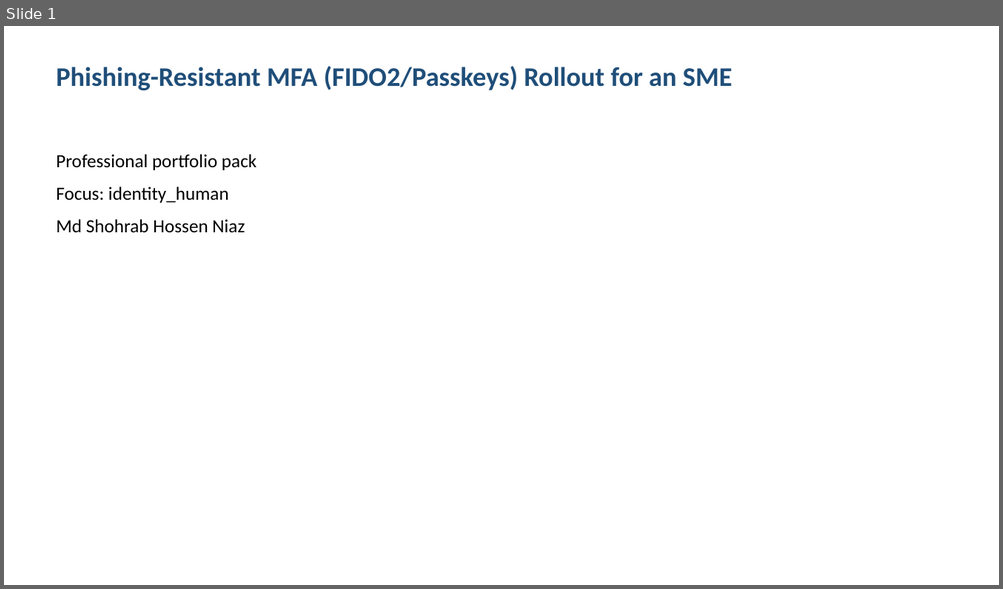
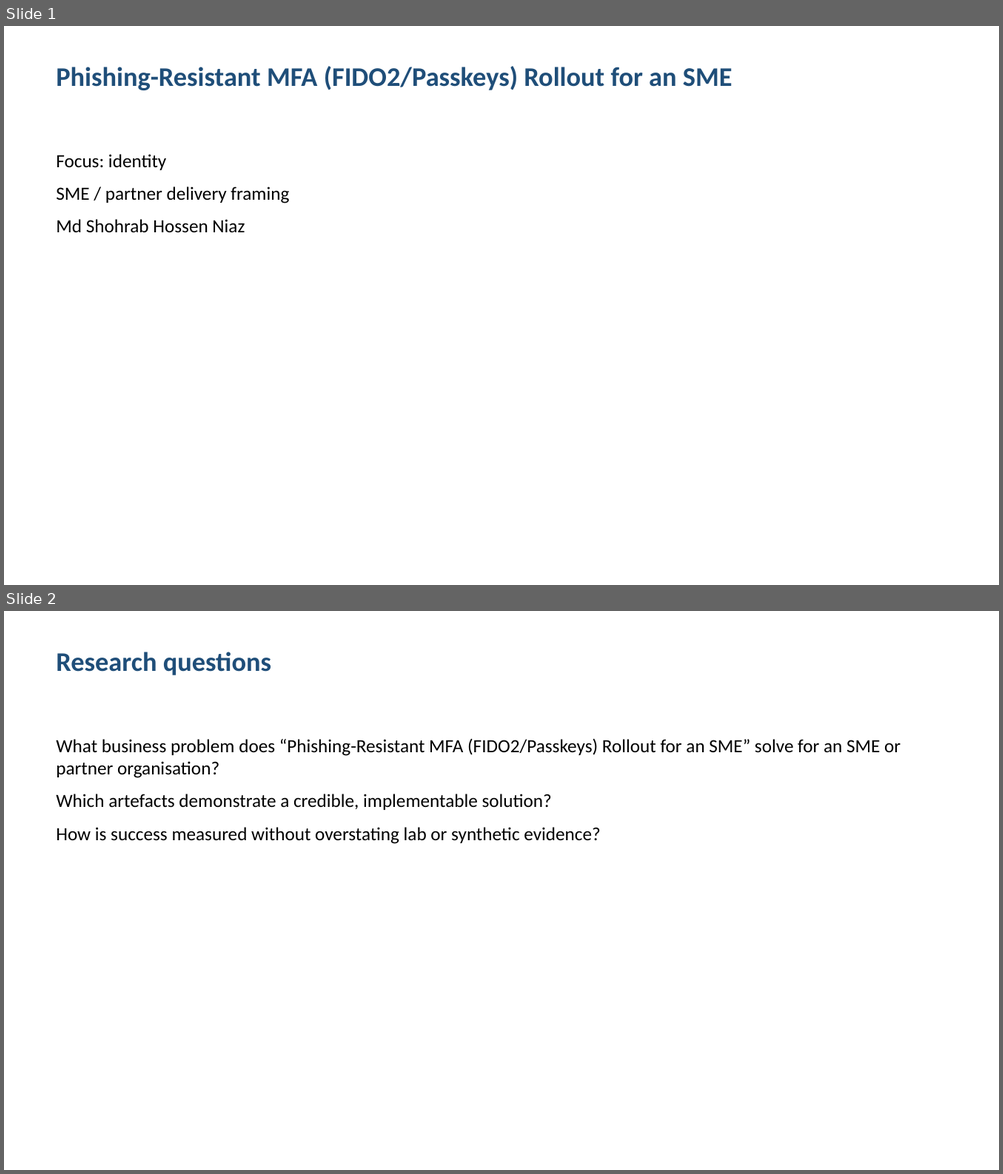
Before and after one commit to shohrabniaz/fido2-passkeys-mfa-rollout, a slide deck: Final_Submission/02_Presentation.pptx. Shown one above the other, each under a label of ours: slide 1 before the commit, slides 1 and 2 after it. The pictures are 1003x589 and 1003x1174 pixels, drawn with LibreOffice and Linux fonts; fonts in the diff are those of the drawing. Boxes give left, top, right and bottom in pixels: in the first picture for what was removed or moved away, otherwise in the second. Text is boxed around its words. In the diff, an @@ line names an element or a change of style, - is before the commit and + after.

Commit message:
Polish portfolio pack for professional showcase readiness.

```diff
--- a/Final_Submission/02_Presentation.pptx
+++ b/Final_Submission/02_Presentation.pptx
@@ slide 2 added at bbox=[4, 611, 999, 1170], background #FFFFFF @@
@@ text added at bbox=[56, 652, 271, 675], 26 pt, text #1F4E79, bold @@
+Research questions
@@ text added at bbox=[56, 738, 900, 844], 18 pt, text #000000 @@
+What business problem does “Phishing-Resistant MFA (FIDO2/Passkeys) Rollout for an SME” solve for an SME or partner organisation?
+Which artefacts demonstrate a credible, implementable solution?
+How is success measured without overstating lab or synthetic evidence?
@@ slide 1 changed as well @@
@@ text at bbox=[56, 154, 289, 204]: text changed @@
-Professional portfolio pack
-Focus: identity_human
+Focus: identity
+SME / partner delivery framing
```
Also in this commit, not shown: 2 other slides changed, 1 slide removed, 12 other files.
